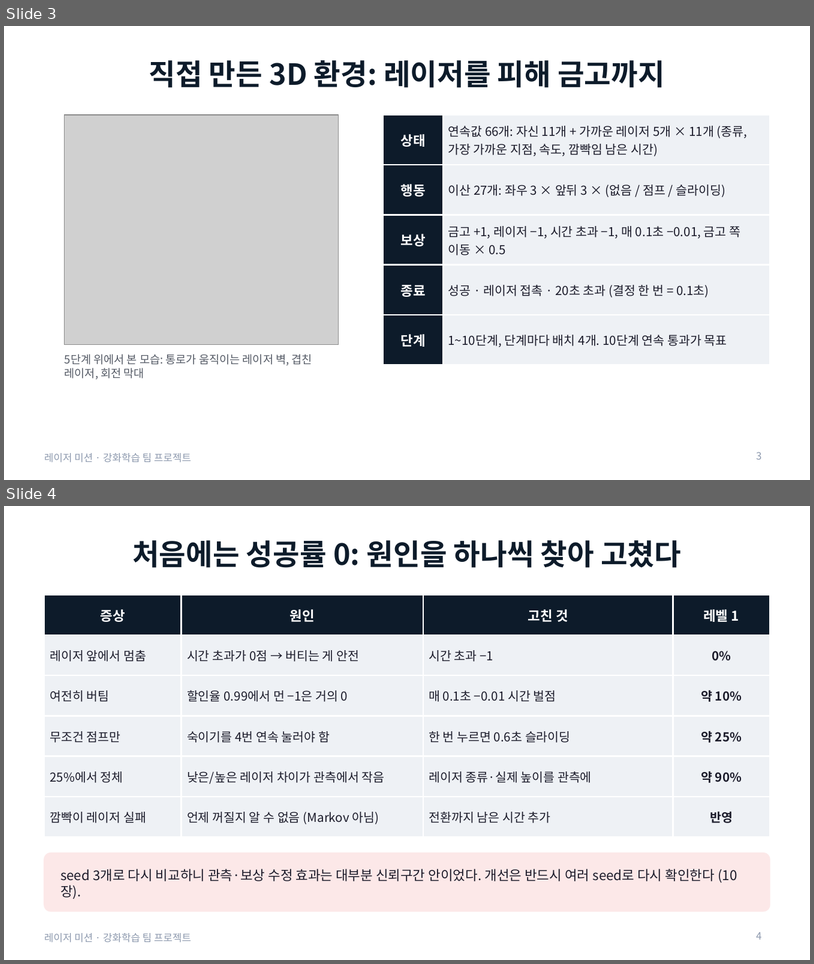
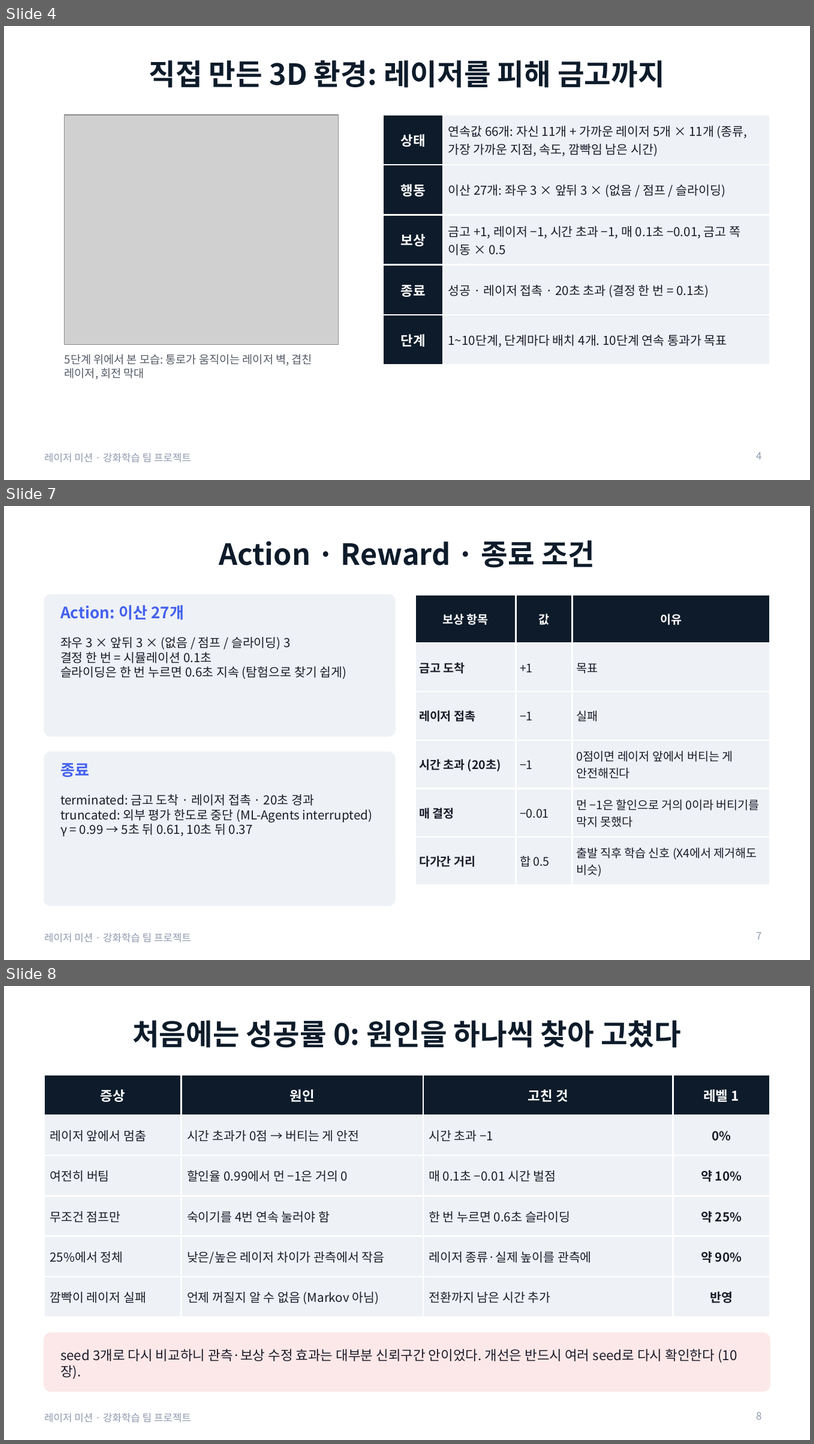
Before and after one commit to changxeokSong/reinforcement_learning, a slide deck: docs/LaserMission_presentation.pptx. Shown one above the other, each under a label of ours: slides 3 and 4 before the commit, slides 4, 7 and 8 after it; the slides between them are not shown. The pictures are 814x964 and 814x1444 pixels, drawn with LibreOffice and Linux fonts; fonts in the diff are those of the drawing; grey boxes stand for pictures. Boxes give left, top, right and bottom in pixels: in the first picture for what was removed or moved away, otherwise in the second. Text is boxed around its words. In the diff, an @@ line names an element or a change of style, - is before the commit and + after.

Commit message:
레이저 발표 자료 보강: 목표, 단계 구성, State·Action·Reward, 알고리즘·하이퍼파라미터, 구현 검증, 평가 지표, 실험 목록, 최종 빌드 재비교, 6단계 설계 수정과 충돌 예측, 기여, 참고 자료 (32장)

```diff
--- a/docs/LaserMission_presentation.pptx
+++ b/docs/LaserMission_presentation.pptx
@@ slide 7 added at <box>4,506,810,960</box>, background #FFFFFF; not listed: 1 template element that a slide beside it also shows @@
@@ title added at <box>219,540,595,568</box>, 26 pt, text #0D1B2A, bold @@
+Action · Reward · 종료 조건
@@ rounded rectangle added at <box>44,595,395,736</box>, fill #EEF1F5, outline #EEF1F5 1 pt @@
@@ table added at <box>415,595,770,879</box>, 6 rows, 3 columns @@
+보상 항목 | 값 | 이유
+금고 도착 | +1 | 목표
+레이저 접촉 | −1 | 실패
+시간 초과 (20초) | −1 | 0점이면 레이저 앞에서 버티는 게 안전해진다
+매 결정 | −0.01 | 먼 −1은 할인으로 거의 0이라 버티기를 막지 못했다
+다가간 거리 | 합 0.5 | 출발 직후 학습 신호 (X4에서 제거해도 비슷)
@@ text added at <box>60,605,184,620</box>, 14 pt, text #4361EE, bold @@
+Action: 이산 27개
@@ text added at <box>60,637,347,679</box>, 11 pt, text #1B1B2A @@
+좌우 3 × 앞뒤 3 × (없음 / 점프 / 슬라이딩) 3
+결정 한 번 = 시뮬레이션 0.1초
+슬라이딩은 한 번 누르면 0.6초 지속 (탐험으로 찾기 쉽게)
@@ rounded rectangle added at <box>44,752,395,905</box>, fill #EEF1F5, outline #EEF1F5 1 pt @@
@@ text added at <box>60,763,89,777</box>, 14 pt, text #4361EE, bold @@
+종료
@@ text added at <box>60,794,373,836</box>, 11 pt, text #1B1B2A @@
+terminated: 금고 도착 · 레이저 접촉 · 20초 경과
+truncated: 외부 평가 한도로 중단 (ML-Agents interrupted)
+γ = 0.99 → 5초 뒤 0.61, 10초 뒤 0.37
@@ page number added at <box>756,932,762,939</box>, 9 pt, text #8D99AE @@
+7
@@ what was slide 3 is now slide 4 @@
@@ page number at <box>756,452,762,459</box>: text changed @@
-3
+4
@@ what was slide 4 is now slide 8 @@
@@ page number at <box>756,1411,762,1419</box>: text changed @@
-4
+8
```
Also in this commit, not shown: 7 slides changed, 14 other slides added, 3 other files.
